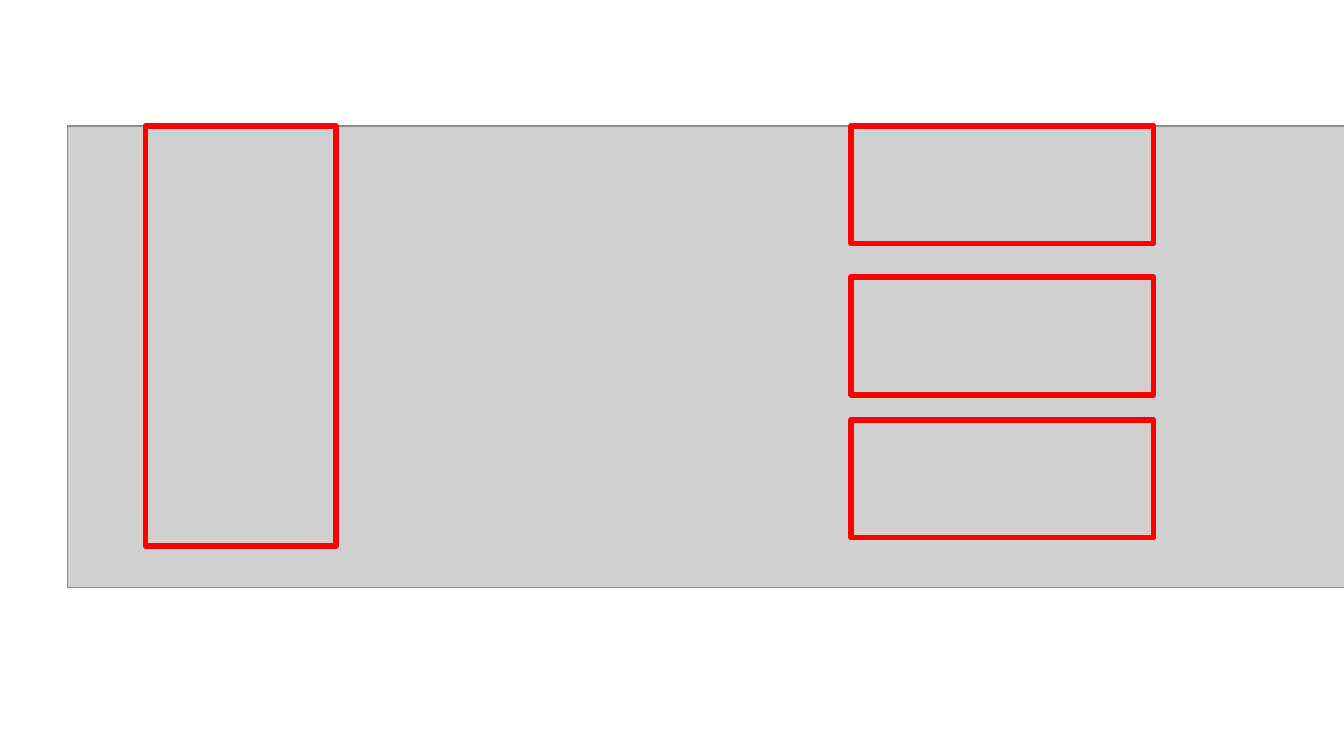
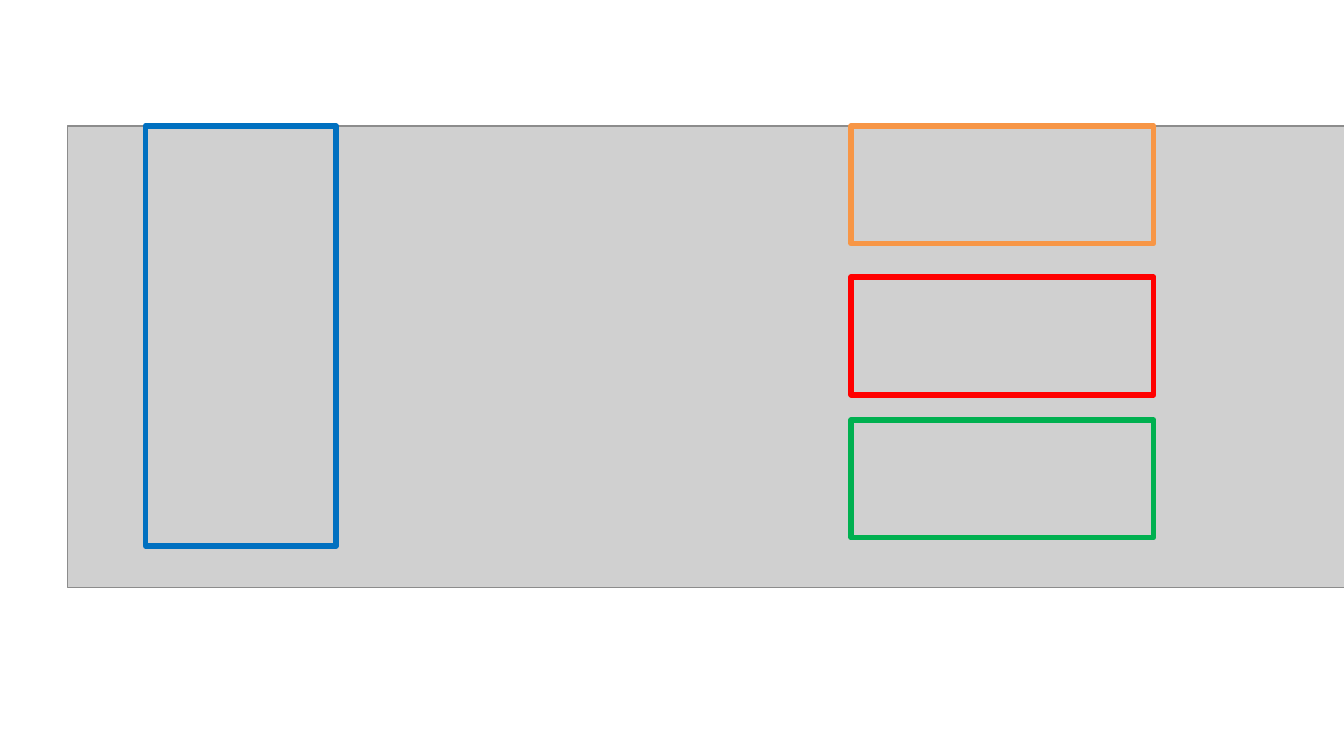
Before and after one commit to cerner/code-learning-lab, a slide deck: slide 25 of smart-authorization-presentation.pptx (slide 24 before the commit). Drawn at 1344x756 pixels with LibreOffice and Linux fonts; fonts in the diff are those of the drawing; grey boxes stand for pictures. Boxes give left, top, right and bottom in pixels: in the first picture for what was removed or moved away, otherwise in the second. Text is boxed around its words. In the diff, an @@ line names an element or a change of style, - is before the commit and + after.

```diff
--- a/smart-authorization-presentation.pptx
+++ b/smart-authorization-presentation.pptx
@@ rectangle at (145,126,336,546): outline #FF0000 3 pt to #0070C0 3 pt @@
@@ rectangle at (851,126,1153,245): outline #FF0000 3 pt to #F79646 3 pt @@
@@ rectangle at (851,419,1153,538): outline #FF0000 3 pt to #00B050 3 pt @@
```
Also in this commit, not shown: 3 other slides changed, 9 slides added, 1 slide removed, 1 other file.
